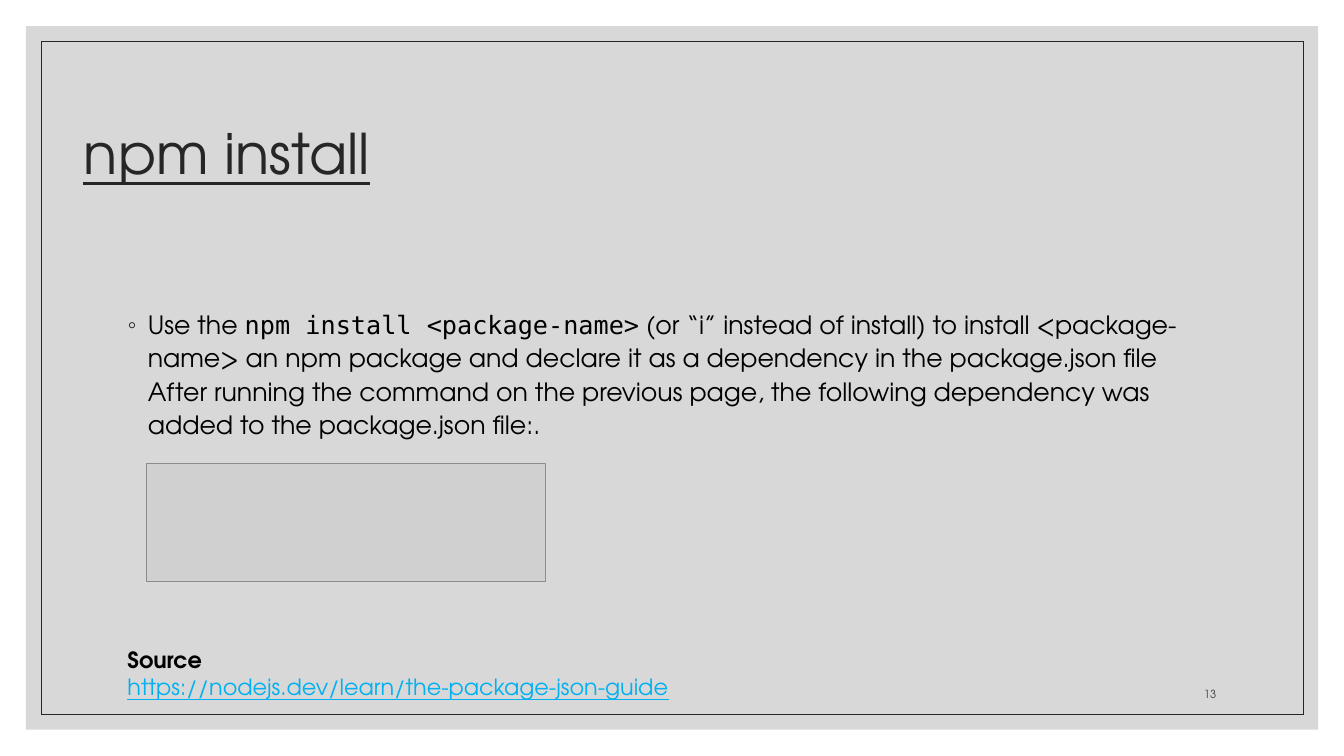
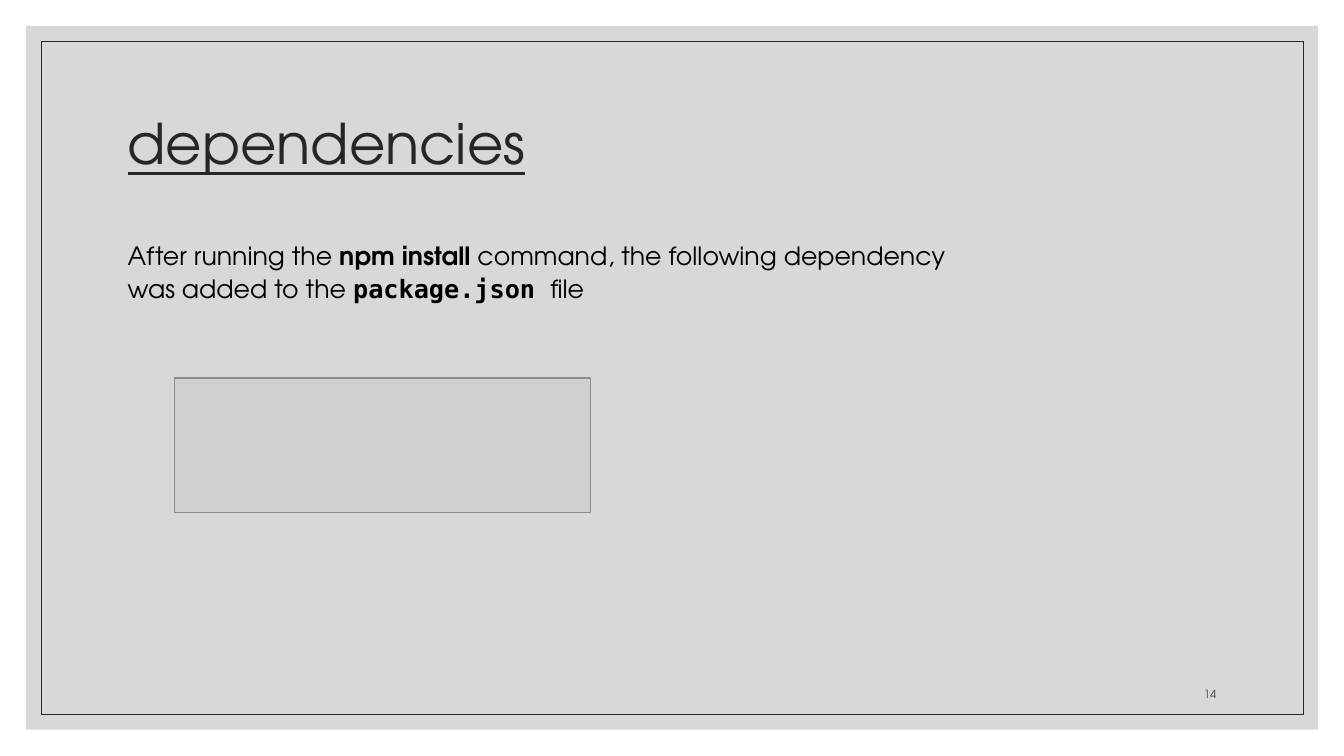
Before and after one commit to zackstotts/base-node-curriculum, a slide deck: slide 14 of unit_01/slides/Unit01-PartII.pptx (slide 13 before the commit). Drawn at 1344x756 pixels with LibreOffice and Linux fonts; fonts in the diff are those of the drawing; grey boxes stand for pictures. Boxes give left, top, right and bottom in pixels: in the first picture for what was removed or moved away, otherwise in the second. Text is boxed around its words. In the diff, an @@ line names an element or a change of style, - is before the commit and + after.

```diff
--- a/unit_01/slides/Unit01-PartII.pptx
+++ b/unit_01/slides/Unit01-PartII.pptx
@@ title at box(128, 122, 526, 175): text changed @@
-npm install
+dependencies
@@ text at box(128, 245, 945, 304): text changed @@
-◦ Use the npm install <package-name> (or “i” instead of install) to install <package-name> an npm package and declare it as a dependency in the package.json file After running the command on the previous page, the following dependency was added to the package.json file:.
+After running the npm install command, the following dependency was added to the package.json file
@@ picture added at box(174, 378, 590, 512) @@
@@ picture removed at box(147, 464, 546, 582) @@
@@ text removed at box(127, 651, 668, 700) @@
-Source
-https://nodejs.dev/learn/the-package-json-guide
@@ page number at box(1204, 690, 1216, 698): text changed @@
-13
+14
```
Also in this commit, not shown: 17 other slides changed, 6 slides added, 10 slides removed, 1 other file.
